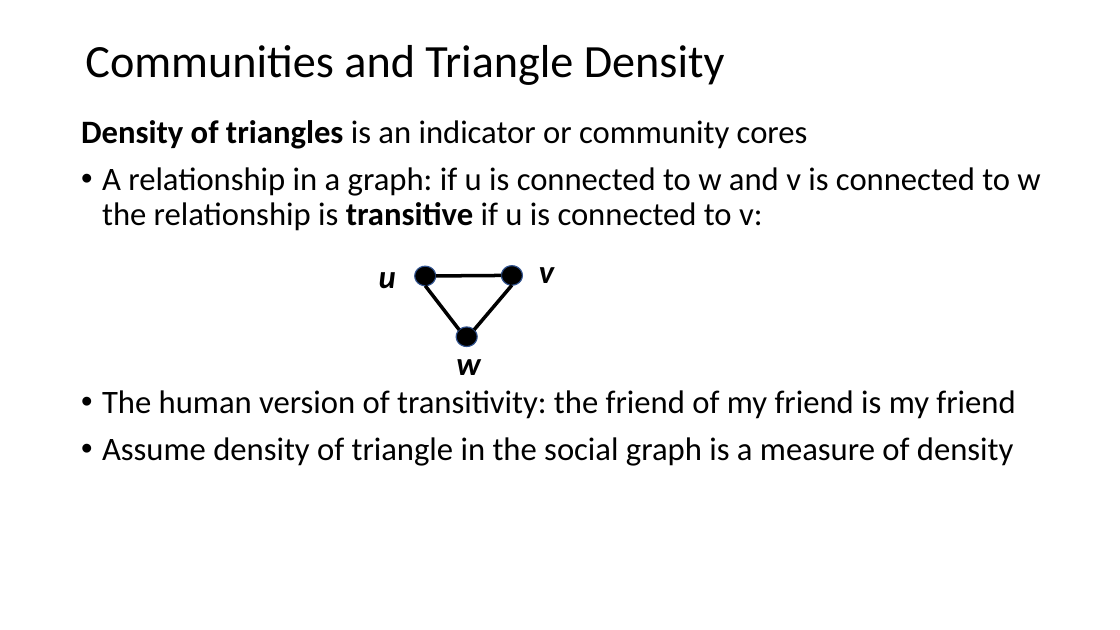
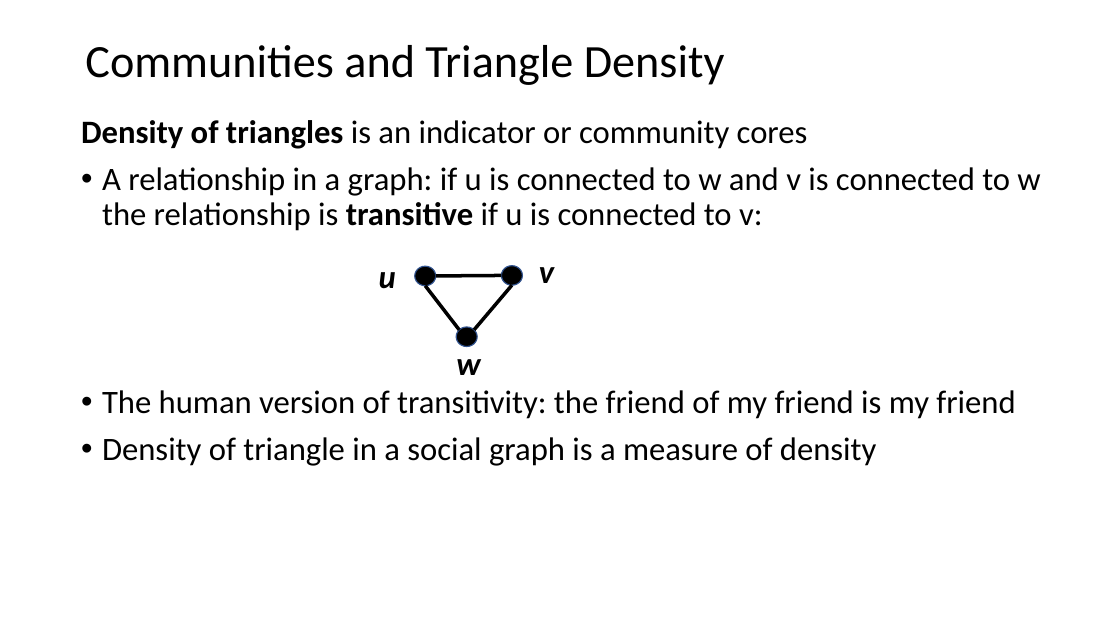
Before and after one commit to StephenElston/CSCI-E-108, a slide deck: slide 17 of slides/9_SocialNetworkAnalysis.pptx (slide 16 before the commit). Drawn at 1120x630 pixels with LibreOffice and Linux fonts; fonts in the diff are those of the drawing. Boxes give left, top, right and bottom in pixels: in the first picture for what was removed or moved away, otherwise in the second. Text is boxed around its words. In the diff, an @@ line names an element or a change of style, - is before the commit and + after.

```diff
--- a/slides/9_SocialNetworkAnalysis.pptx
+++ b/slides/9_SocialNetworkAnalysis.pptx
@@ text at [102,437,876,466]: text changed @@
-• Assume density of triangle in the social graph is a measure of density
+• Density of triangle in a social graph is a measure of density
```
Also in this commit, not shown: 9 other slides changed, 2 slides added.
